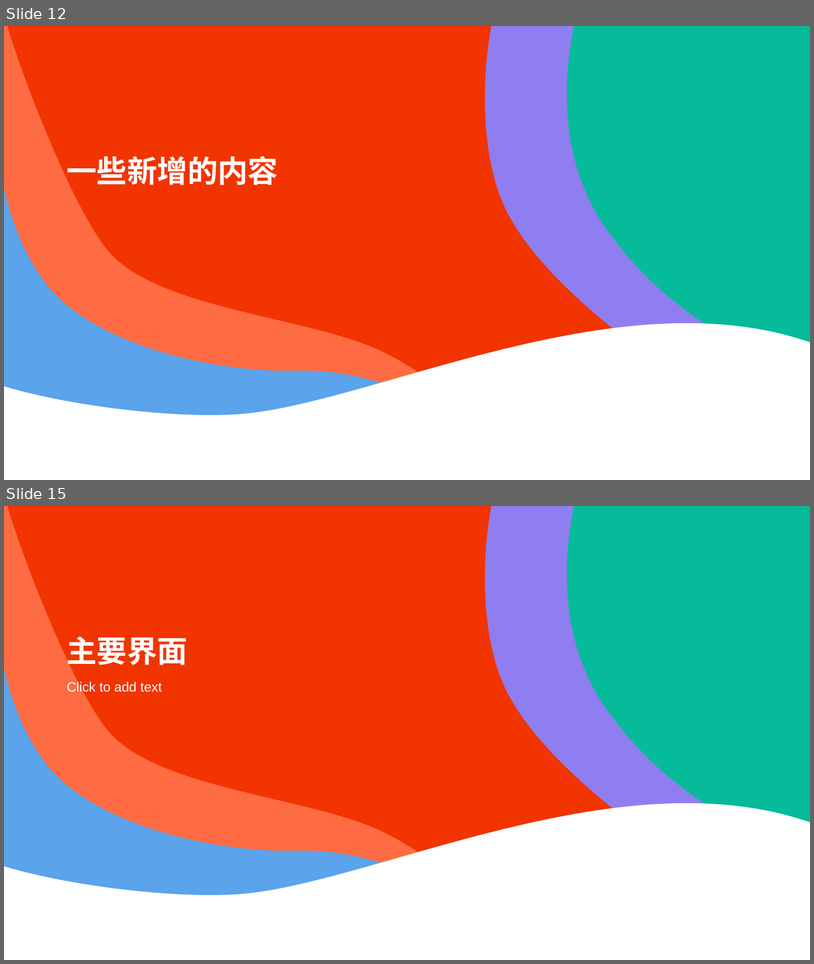
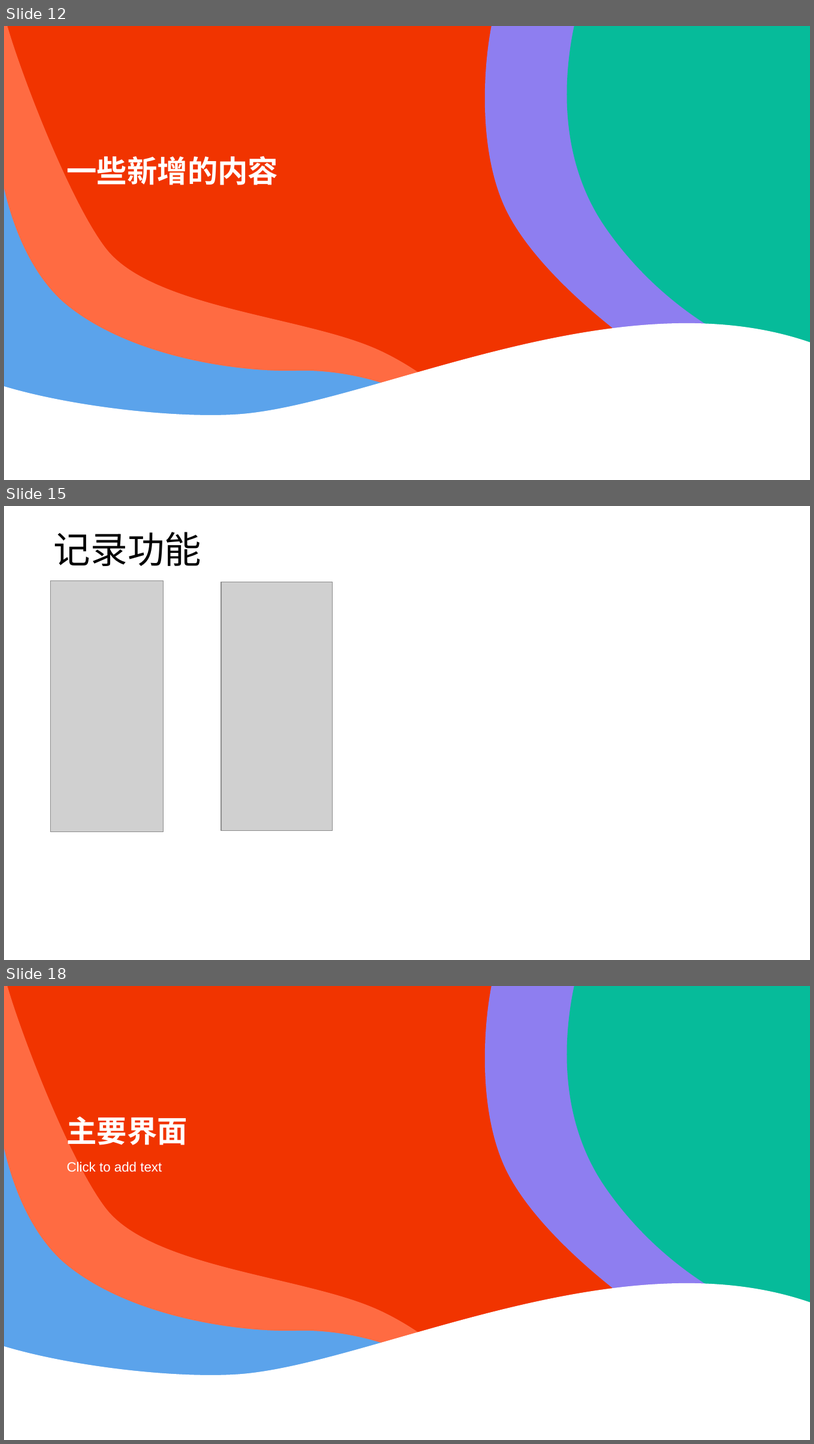
Before and after one commit to wzc506/mineswapper, a slide deck: uml.pptx. Shown one above the other, each under a label of ours: slides 12 and 15 before the commit, slides 12, 15 and 18 after it; the slides between them are not shown. The pictures are 814x964 and 814x1444 pixels, drawn with LibreOffice and Linux fonts; fonts in the diff are those of the drawing; grey boxes stand for pictures. Boxes give left, top, right and bottom in pixels: in the first picture for what was removed or moved away, otherwise in the second. Text is boxed around its words. In the diff, an @@ line names an element or a change of style, - is before the commit and + after.

```diff
--- a/uml.pptx
+++ b/uml.pptx
@@ slide 15 added at (x1=4, y1=506, x2=810, y2=960), background #FFFFFF @@
@@ title added at (x1=54, y1=532, x2=201, y2=566), 44 pt, text #000000 @@
+记录功能
@@ picture added at (x1=51, y1=581, x2=163, y2=832) @@
@@ picture added at (x1=221, y1=582, x2=332, y2=830) @@
@@ what was slide 15 is now slide 18 @@
```
Also in this commit, not shown: 1 slide changed, 2 other slides added, 34 other files.
